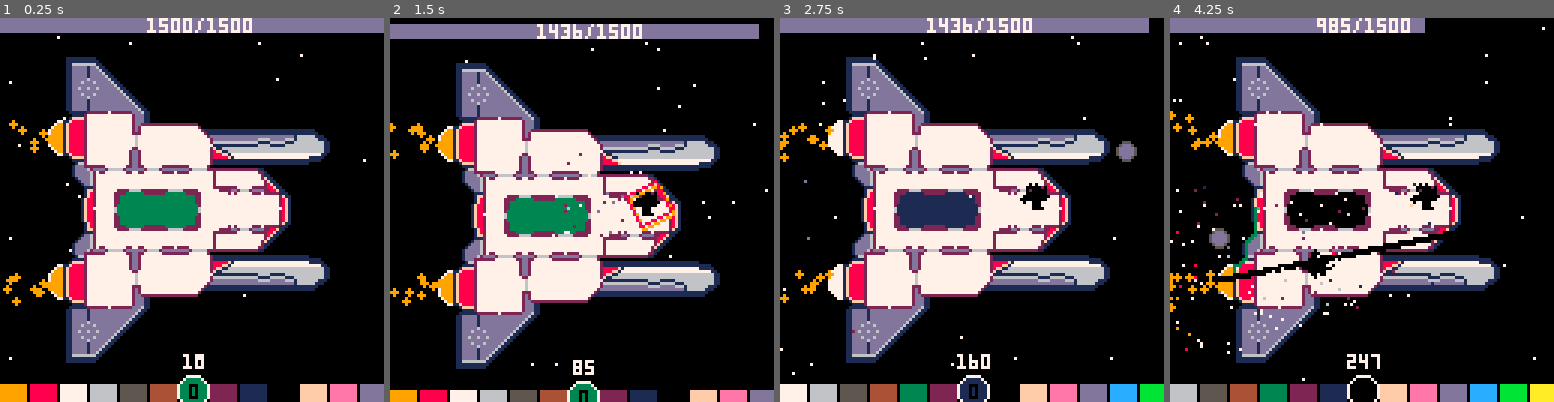
Above: before the commit, frames 1-4 (left to right).
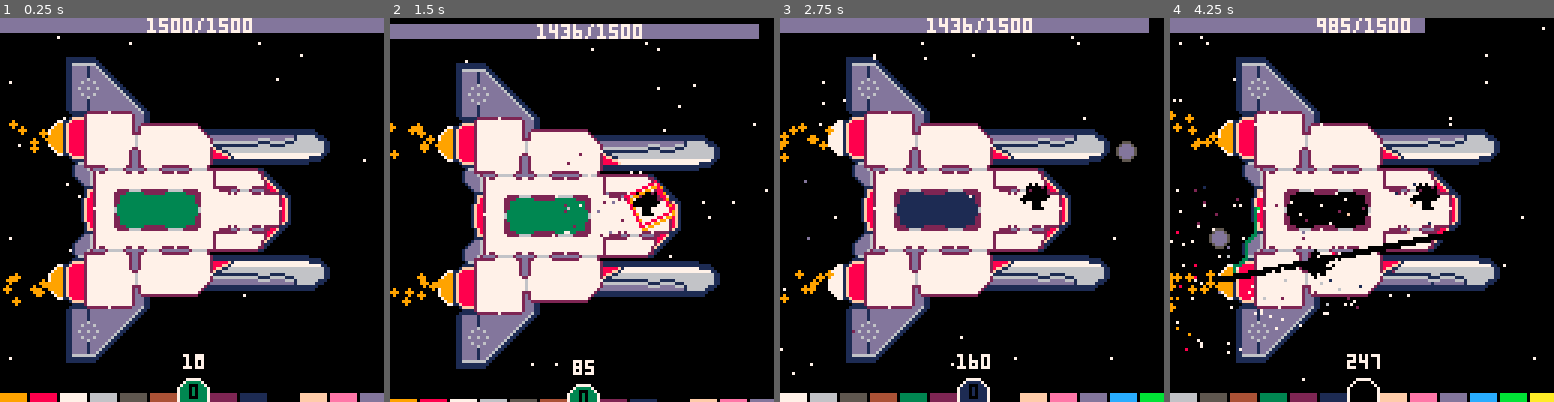
Above: after the commit, the same moments.

Repository: kiiro94/GGJ2020
Game: PICO-8 cartridge ggj2020.p8
Same seed, same stepped clock (60 frames per second), same inputs: the game is played once before the commit and once after it.
Inputs (mouse positions are in pixels of both pictures, inside the frame that each line leads up to):
- Up to frame 1 (0.25 s): no input
- Up to frame 2 (1.5 s): click (670, 121) at 0.67 s; tap O (Z key) at 0.7 s; click (436, 267) at 1.22 s
- Up to frame 3 (2.75 s): hold Right 1.6-2.1 s; tap O (Z key) at 1.7, 2.1, 2.5 s; click (887, 114) at 1.77 s; hold Up 2.15-2.42 s; click (952, 259) at 2.32 s; hold Right from 2.47 s (still down)
- Up to frame 4 (4.25 s): click (1404, 106) at 2.87 s; tap O (Z key) every 0.4 s from 2.9 to 4.1 s; release Right at 3.03 s; hold Left 3.08-3.58 s; click (1465, 256) at 3.42 s; hold Down 3.63-3.97 s; click (1231, 102) at 3.97 s; hold Right from 4.02 s (still down)

The runs differ from the first frame. In frame 1, 1.9% of the frame differs, in the area x 0-100%, y 92-100%; in frame 2, 1.9%; in frame 3, 1.9%; in frame 4, 2.1%.

Commit message:
tweaked gui

Diff:
--- a/ggj2020.p8
+++ b/ggj2020.p8
@@ -792,11 +792,11 @@
    drawPrettyRect()
 
    for i=1,6 do
-	  rectfill(60-i*10, 122, 68-i*10, 128, botCol+i)
-	  rectfill(60+i*10, 122, 68+i*10, 128, botCol-i)
-   end
-   circfill(64, 124, 5, botCol)
-   circ(64, 124, 5, 7)
+	  rectfill(60-i*10, 125, 68-i*10, 128, botCol+i)
+	  rectfill(60+i*10, 125, 68+i*10, 128, botCol-i)
+   end
+   circfill(64, 125, 5, botCol)
+   circ(64, 125, 5, 7)
 
    local col = botCol
    if col<1 then col=16 end
